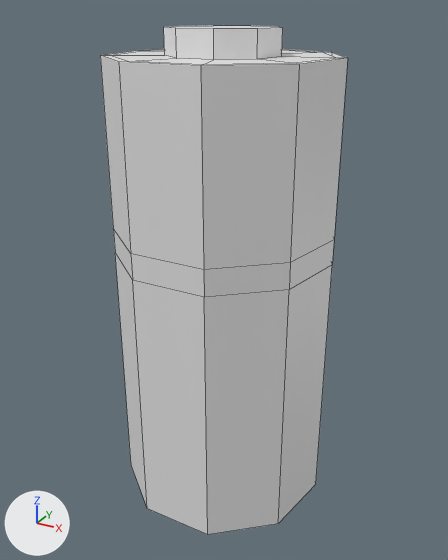
A saved change to the FBX model Assets/Art/Models/Battery.fbx.
Rendered twice from a 50 mm lens placed at (0.202, -0.368, 0.191), pointed at (-0.001, 0.001, 0.006). Lighting does not change. The marker at lower left points along +X, +Y and +Z. Mesh edges are drawn as thin lines. Where no turn or scale is listed for an object, it has been applied to the vertices.

Before the edit, the objects in view are built like this:
```python
me_cylinder = bpy.data.meshes.new('Cylinder')
me_cylinder.from_pydata(...)  # 63 vertices, 56 faces; spans x -0.077..0.077, y -0.074..0.078, z -0.163..0.179
ob_cylinder = bpy.data.objects.new('Cylinder', me_cylinder)
ob_cylinder.location = (0.0, 0.0, 0.0)
```
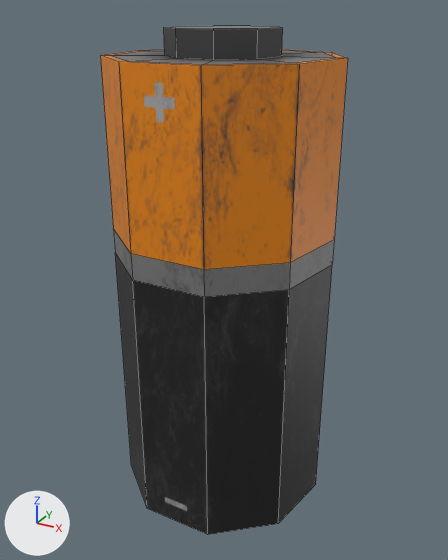
The newer file is also turned or shifted as a whole; pictures and numbers use the older file's frame.

The edits, one by one:
Picture 'T_Battery_BC.png' (img_t_battery_bc_png) is new.
Material 'Material.004' (mat_material_004) is new.
Its texture is img_t_battery_bc_png.
me_cylinder has 63 vertices, 56 faces and spans x -0.077..0.077, y -0.074..0.078, z -0.163..0.179.
me_cylinder now uses material mat_material_004 (picture img_t_battery_bc_png).

Pixel boxes [x1, y1, x2, y2] of what changed, in the pictures (448 x 560 px):
'Cylinder', recoloured: [100, 26, 348, 535] in both
